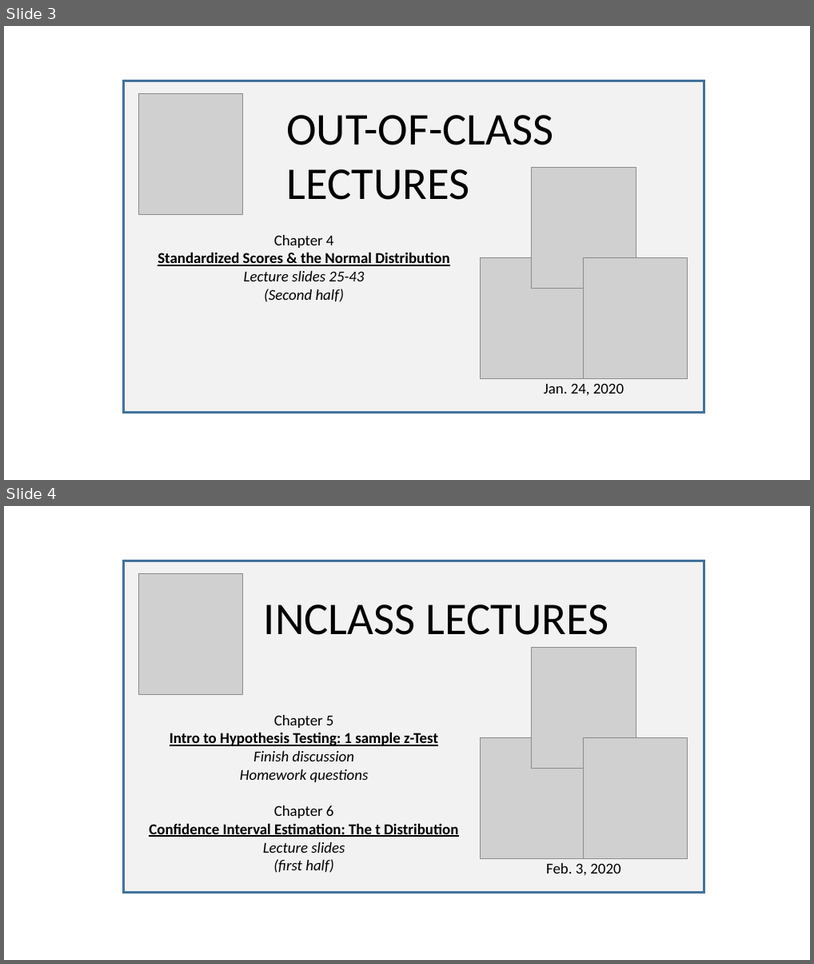
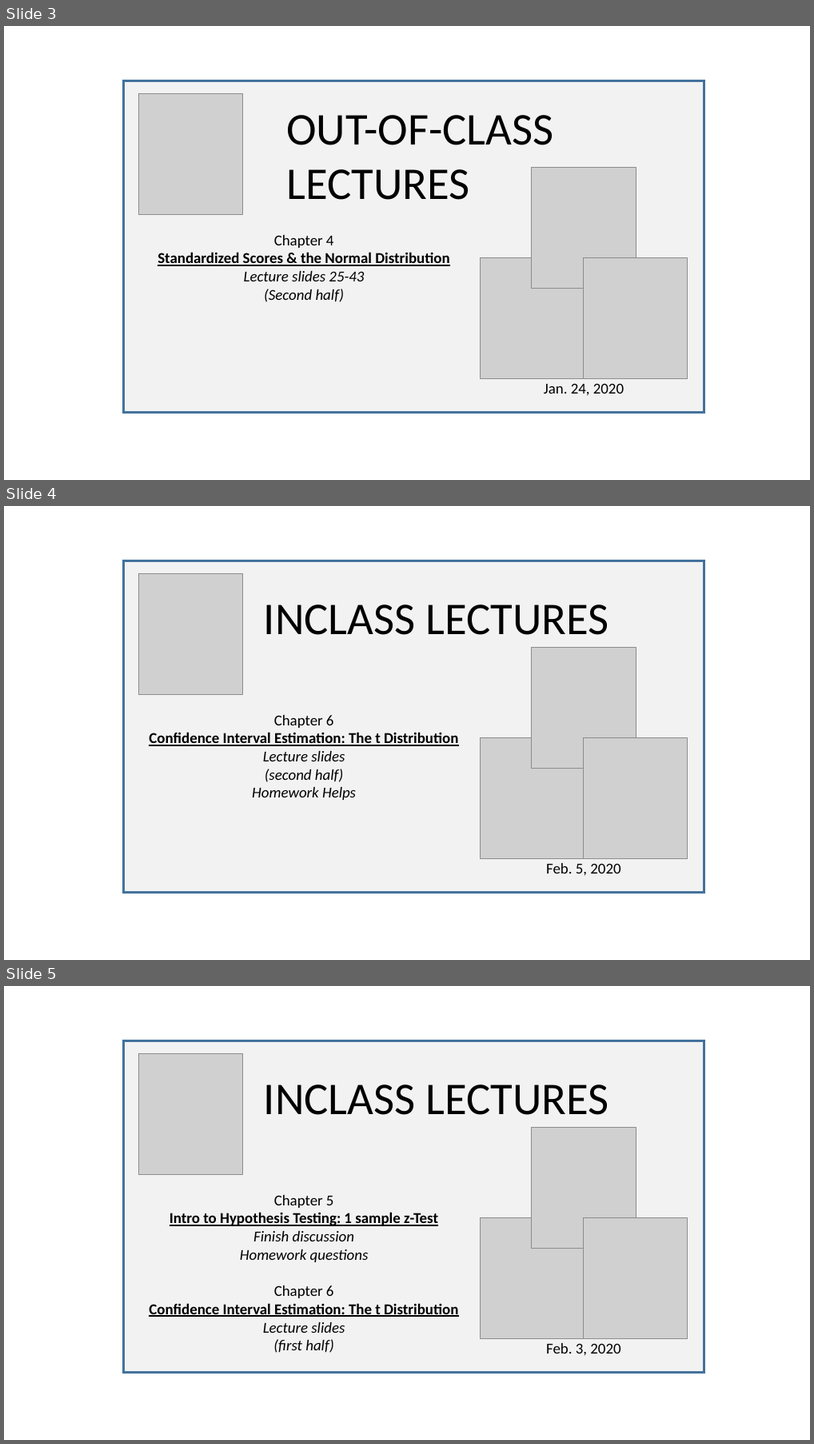
Before and after one commit to SarBearSchwartz/SarBearSchwartz.github.io, a slide deck: static/img/youtube_thumbnails/video_thumbnail_building.pptx. Shown one above the other, each under a label of ours: slides 3 and 4 before the commit, slides 3, 4 and 5 after it. The pictures are 814x964 and 814x1444 pixels, drawn with LibreOffice and Linux fonts; fonts in the diff are those of the drawing; grey boxes stand for pictures. Boxes give left, top, right and bottom in pixels: in the first picture for what was removed or moved away, otherwise in the second. Text is boxed around its words. In the diff, an @@ line names an element or a change of style, - is before the commit and + after.

```diff
--- a/static/img/youtube_thumbnails/video_thumbnail_building.pptx
+++ b/static/img/youtube_thumbnails/video_thumbnail_building.pptx
@@ slide 4 added at (4, 506, 810, 960), background #FFFFFF @@
@@ rectangle added at (124, 560, 705, 892), fill #F2F2F2, outline #43739E 3 pt @@
@@ picture added at (139, 574, 243, 695) @@
@@ text added at (264, 604, 609, 635), 54 pt, text #000000 @@
+INCLASS LECTURES
@@ picture added at (532, 648, 637, 768) @@
@@ text added at (149, 715, 458, 800), 18 pt, text #000000 @@
+Chapter 6
+Confidence Interval Estimation: The t Distribution
+Lecture slides
+(second half)
+Homework Helps
@@ picture added at (480, 737, 585, 858) @@
@@ picture added at (583, 738, 688, 859) @@
@@ text added at (546, 863, 621, 875), 18 pt, text #000000 @@
+Feb. 5, 2020
@@ what was slide 4 is now slide 5 @@
```
Also in this commit, not shown: 1 other file.
